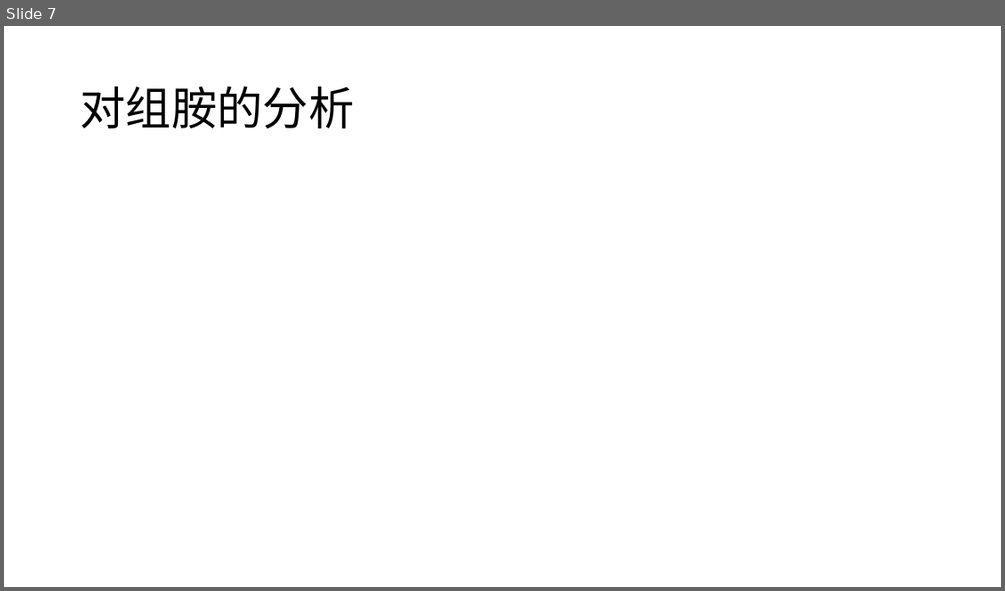
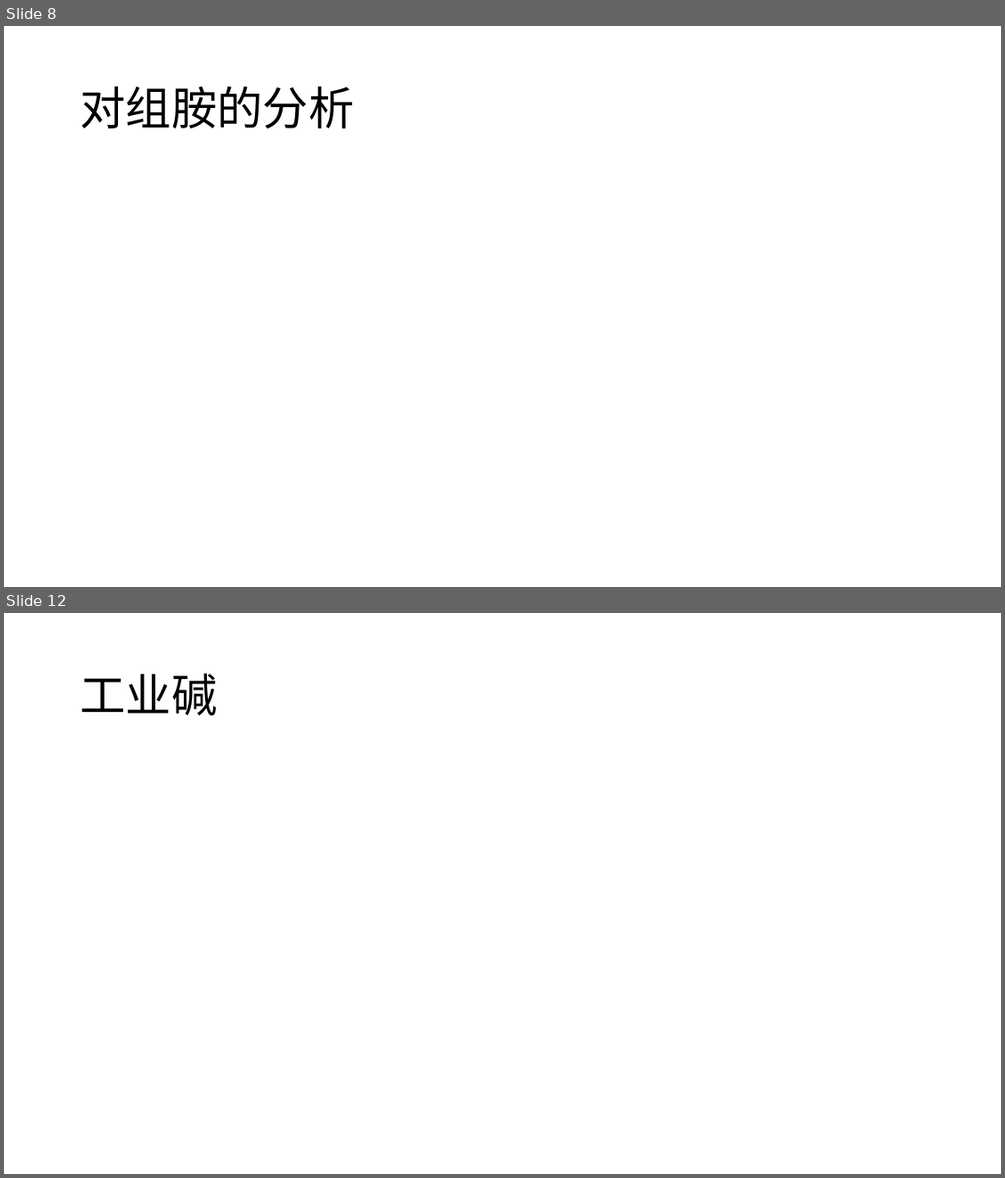
Before and after one commit to yuanjingsong/MCM_Homework, a slide deck: PreG21.pptx. Shown one above the other, each under a label of ours: slide 7 before the commit, slides 8 and 12 after it; the slides between them are not shown. The pictures are 1005x591 and 1005x1178 pixels, drawn with LibreOffice and Linux fonts; fonts in the diff are those of the drawing; grey boxes stand for pictures. Boxes give left, top, right and bottom in pixels: in the first picture for what was removed or moved away, otherwise in the second. Text is boxed around its words. In the diff, an @@ line names an element or a change of style, - is before the commit and + after.

```diff
--- a/PreG21.pptx
+++ b/PreG21.pptx
@@ slide 12 added at <box>4,613,1001,1174</box>, background #FFFFFF @@
@@ title added at <box>80,674,217,715</box>, 44 pt, text #000000 @@
+工业碱
@@ what was slide 7 is now slide 8 @@
```
Also in this commit, not shown: 3 slides changed, 16 other slides added, 2 other files.
